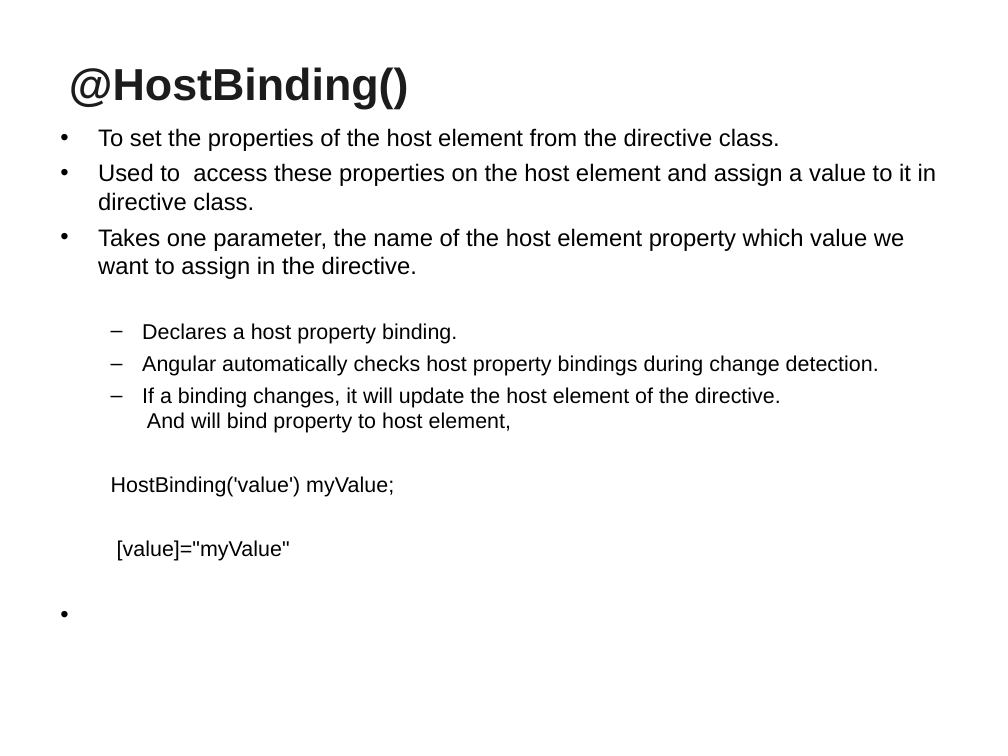
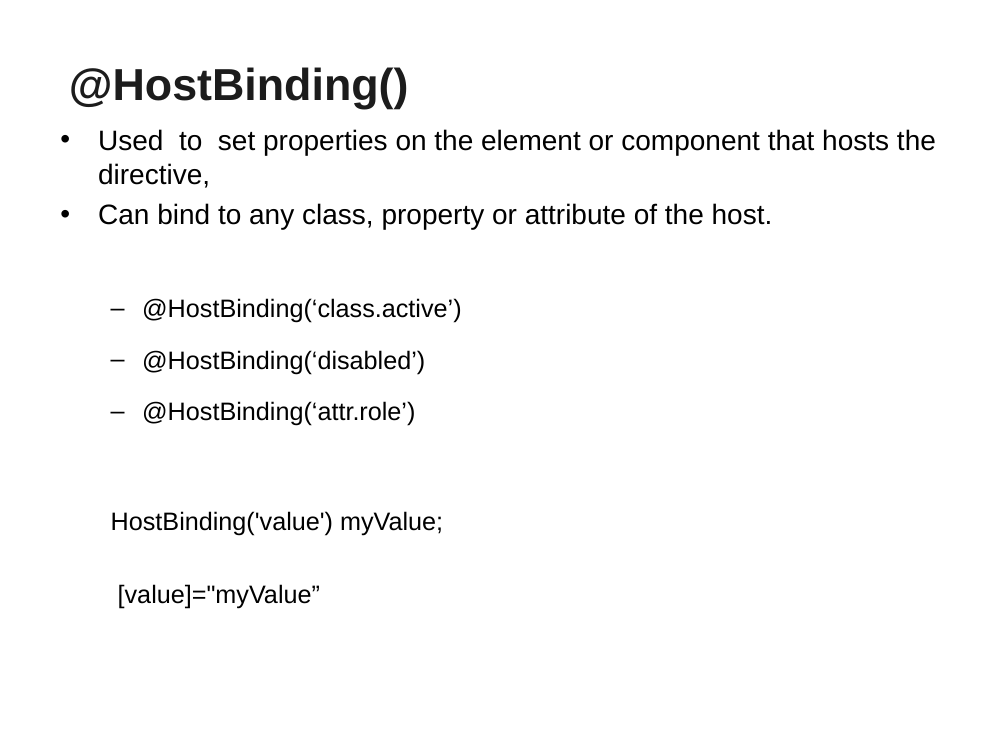
Before and after one commit to vatsank/angularExample, a slide deck: slide 146 of Angular_Module01.ppt (slide 153 before the commit). Drawn at 1008x756 pixels with LibreOffice and Linux fonts; fonts in the diff are those of the drawing; background and template pictures are left out. Boxes give left, top, right and bottom in pixels: in the first picture for what was removed or moved away, otherwise in the second. Text is boxed around its words. In the diff, an @@ line names an element or a change of style, - is before the commit and + after.

```diff
--- a/Angular_Module01.ppt
+++ b/Angular_Module01.ppt
@@ text at box(98, 129, 936, 426): text changed; size 17 to 20 pt @@
-• To set the properties of the host element from the directive class.
-• Used to access these properties on the host element and assign a value to it in directive class.
-• Takes one parameter, the name of the host element property which value we want to assign in the directive.
-  – Declares a host property binding.
-  – Angular automatically checks host property bindings during change detection.
-  – If a binding changes, it will update the host element of the directive.
-    And will bind property to host element,
+• Used to set properties on the element or component that hosts the directive,
+• Can bind to any class, property or attribute of the host.
+  – @HostBinding(‘class.active’)
+  – @HostBinding(‘disabled’)
+  – @HostBinding(‘attr.role’)
@@ text at box(111, 511, 443, 536): size 15.3 to 18 pt in "HostBinding('value') myValue;" @@
@@ text at box(118, 584, 320, 609): text changed; size 15.3 to 18 pt @@
-  [value]="myValue"
+  [value]="myValue”
```
Also in this commit, not shown: 23 other slides changed, 4 slides added, 11 slides removed, 1 other file.
